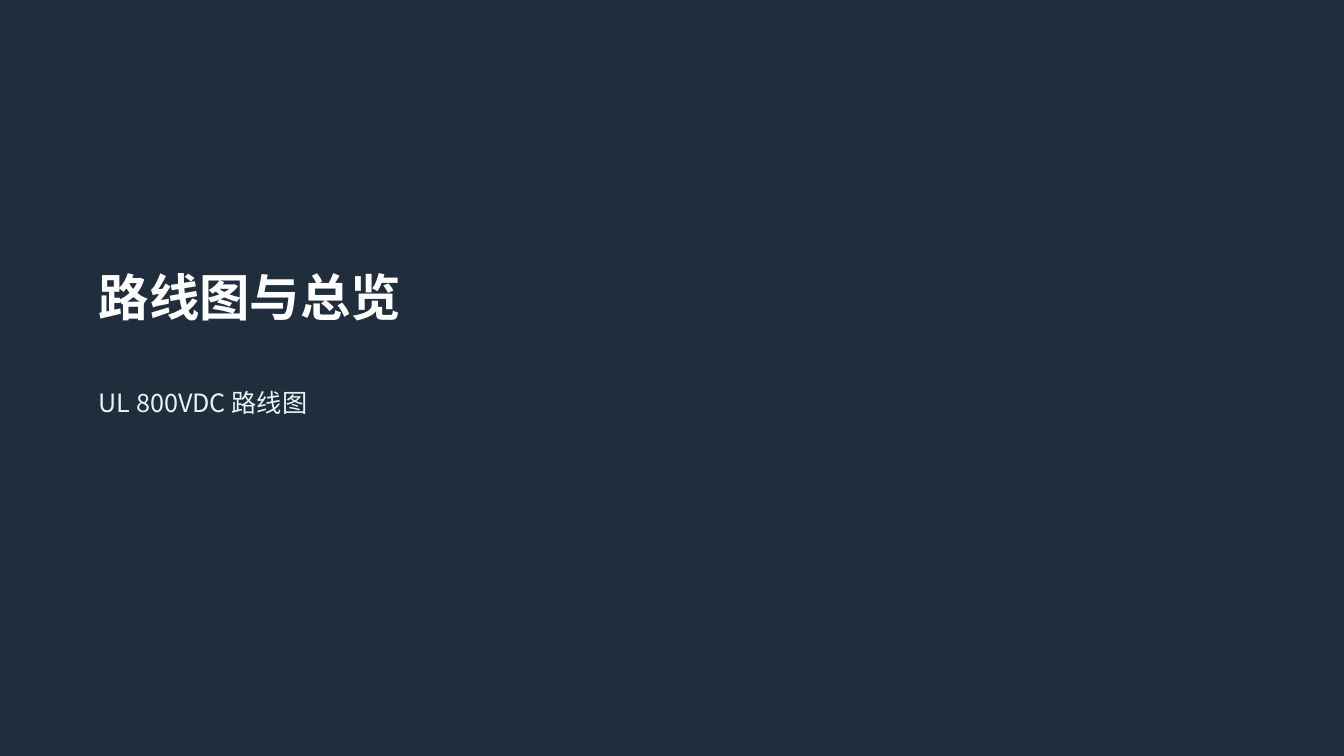
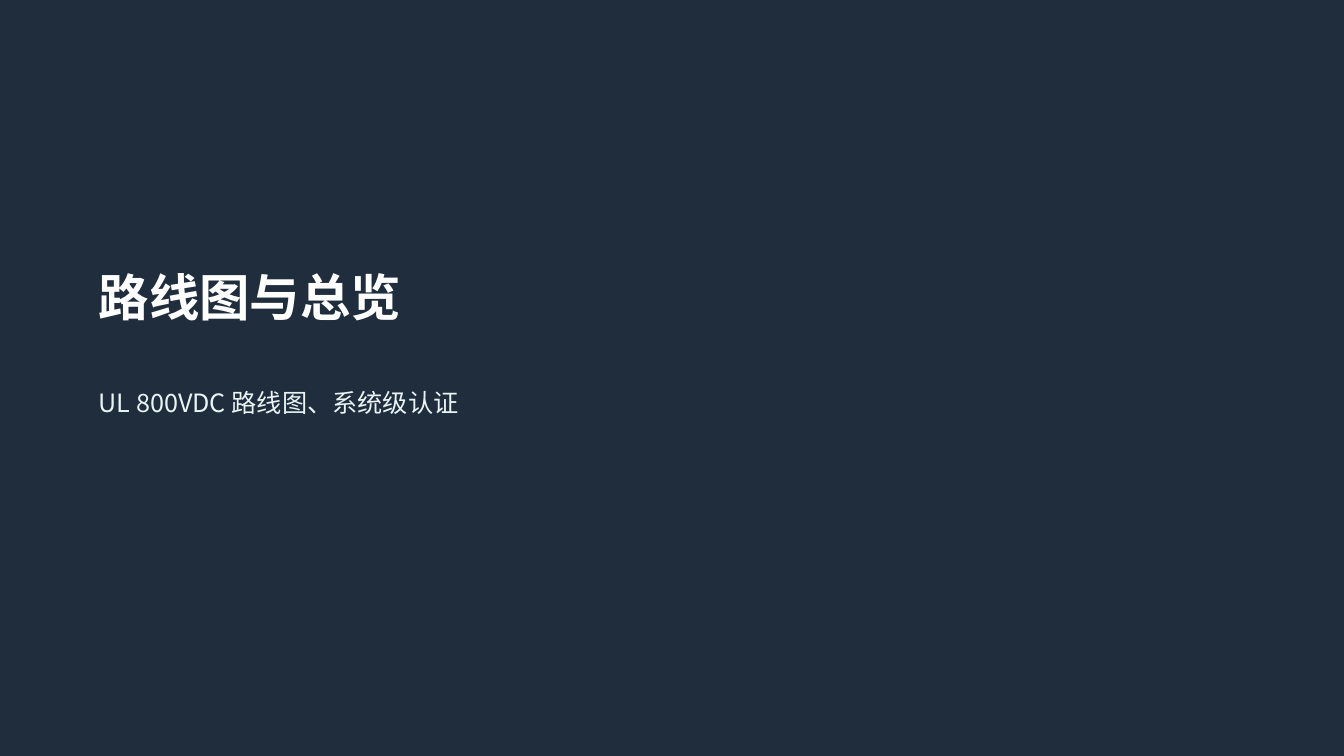
Before and after one commit to lupeisen-bit/vertiv-, a slide deck: slide 4 of ul-chapter-deck/UL标准章节内容说明.pptx. Drawn at 1344x756 pixels with LibreOffice and Linux fonts; fonts in the diff are those of the drawing. Boxes give left, top, right and bottom in pixels: in the first picture for what was removed or moved away, otherwise in the second. Text is boxed around its words. In the diff, an @@ line names an element or a change of style, - is before the commit and + after.

```diff
--- a/ul-chapter-deck/UL标准章节内容说明.pptx
+++ b/ul-chapter-deck/UL标准章节内容说明.pptx
@@ text at <box>99,390,459,414</box>: text changed @@
-UL 800VDC 路线图
+UL 800VDC 路线图、系统级认证
```
Also in this commit, not shown: 25 other slides changed, 2 slides added, 1 slide removed, 3 other files.
